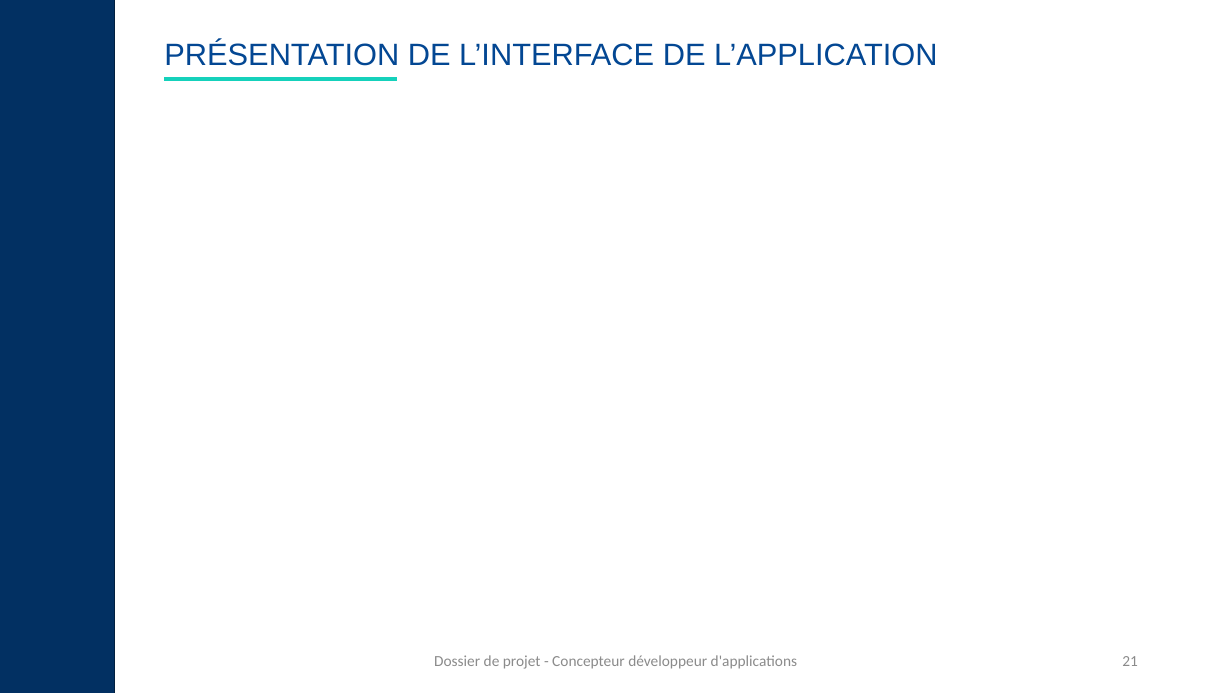
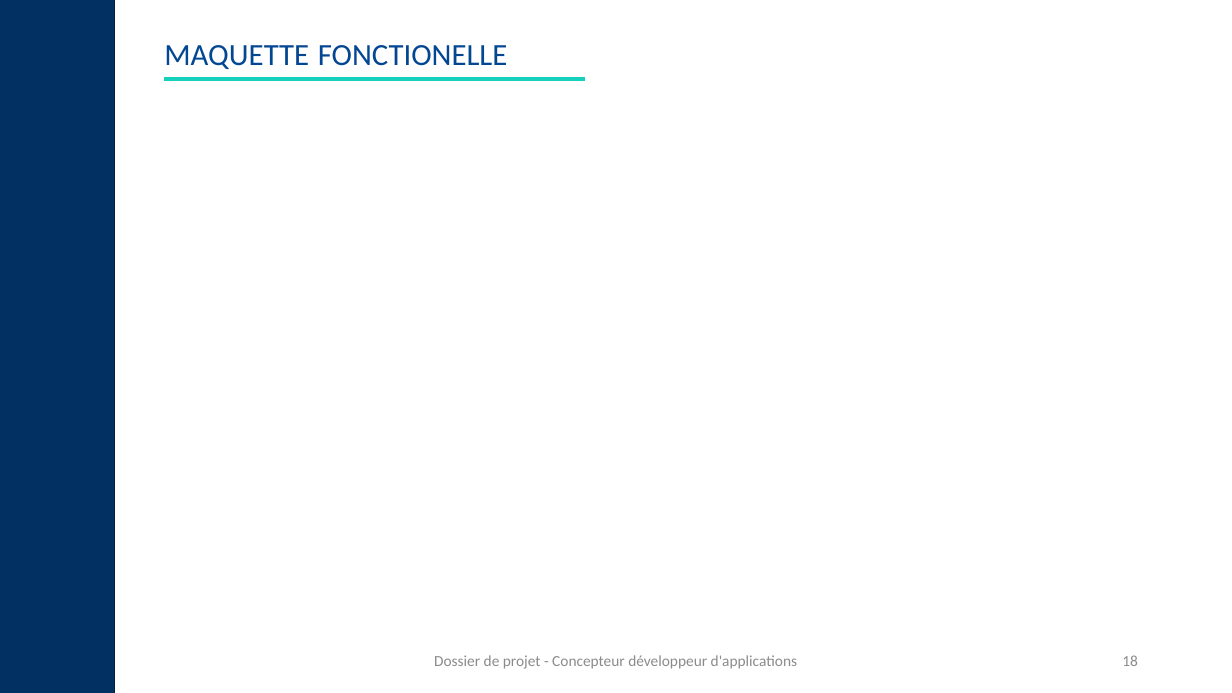
Before and after one commit to manelbenali06/BWM, a slide deck: slide 18 of back-end/docs/Réferentiels/Support-de-présentation-CDA-Modèle-à-compléter-nei8fp.pptx (slide 21 before the commit). Drawn at 1232x693 pixels with LibreOffice and Linux fonts; fonts in the diff are those of the drawing. Boxes give left, top, right and bottom in pixels: in the first picture for what was removed or moved away, otherwise in the second. Text is boxed around its words. In the diff, an @@ line names an element or a change of style, - is before the commit and + after.

```diff
--- a/back-end/docs/Réferentiels/Support-de-présentation-CDA-Modèle-à-compléter-nei8fp.pptx
+++ b/back-end/docs/Réferentiels/Support-de-présentation-CDA-Modèle-à-compléter-nei8fp.pptx
@@ title at box(164, 45, 508, 69): text changed; font Arial to Calibri @@
-PRÉSENTATION DE L’INTERFACE DE L’APPLICATION
+MAQUETTE FONCTIONELLE
@@ line moved from (165, 79) - (397, 79) to (165, 79) - (585, 79) @@
@@ page number at box(1122, 655, 1138, 666): text changed @@
-21
+18
```
Also in this commit, not shown: 19 other slides changed, 22 slides added, 8 other files.
